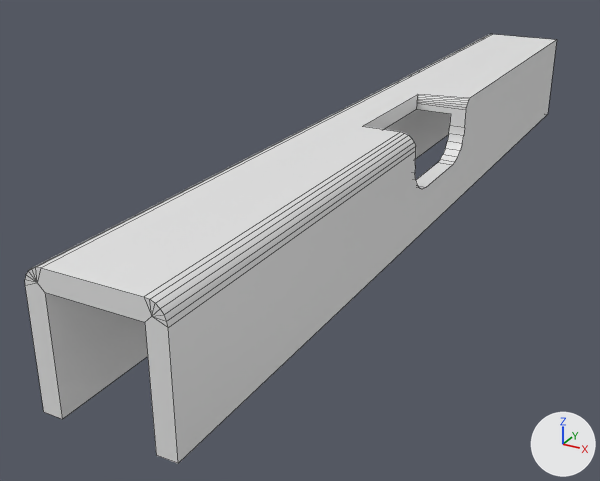
An edit to the Blender file Stock-gun.blend, drawn before and after from the same camera.
Rendered twice from a camera (50 mm lens) standing at (5.76, -13.17, 16.53) and looking at (-1.28, -0.36, 10.12). Arrows for +X, +Y and +Z are at lower right; the lights stay in place. Mesh edges are drawn as thin lines.
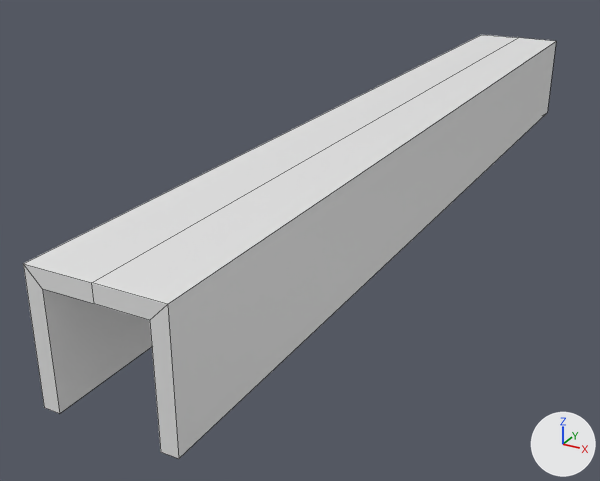
Location of each change, [x1, y1, x2, y2] in pixels of the pictures (600 x 481 px):
'Plane', reshaped, moved, rescaled: before [25, 34, 557, 463]; after [23, 35, 556, 459]
part 1 of me_plane, cut back: before [25, 34, 557, 463]; after [23, 35, 556, 459]

The edits, one by one:
me_plane is used by ob_plane; location (0.0, 1.08, 11.58).
me_plane had 90 vertices, 60 faces and spanned x -1.0..1.0, y -8.4..8.4, z -1.0..1.0.
me_plane now has 22 vertices, 20 faces and spans x -1.0..1.0, y -1.2..1.0, z -1.0..0.9.
Part 1, on me_plane:
88 vertices are removed from x -1.0..1.0, y -8.4..8.4, z -1.0..1.0.
60 faces are deleted.
15 vertices are added at x -1.0..1.0, y -1.2..1.0, z -1.0..0.9.
5 new vertices lie (0.0, 2.0, 0.0) away from vertices in x -0.8..0.8, y -1.2, z -1.0..0.6.
20 new faces join them.
me_plane part 2: the surface is now shaded flat.
Object 'Plane' (ob_plane) moves from (0.0, 1.08, 11.58) to (0.0, 1.81, 11.69).
Object 'Plane' (ob_plane) is rescaled from (1.0, 1.0, 1.0) to (1.0, 7.39, 1.0).
